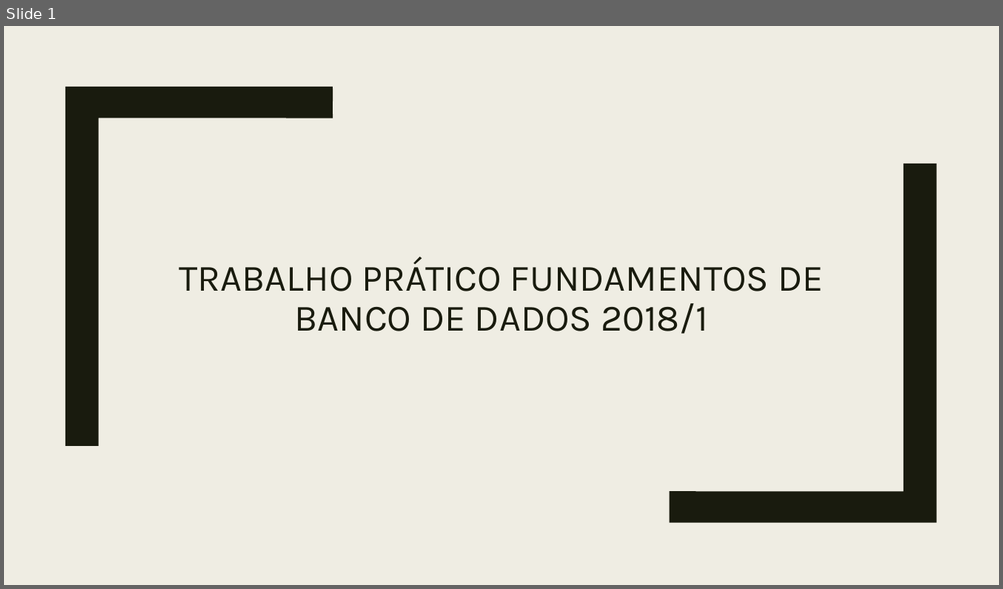
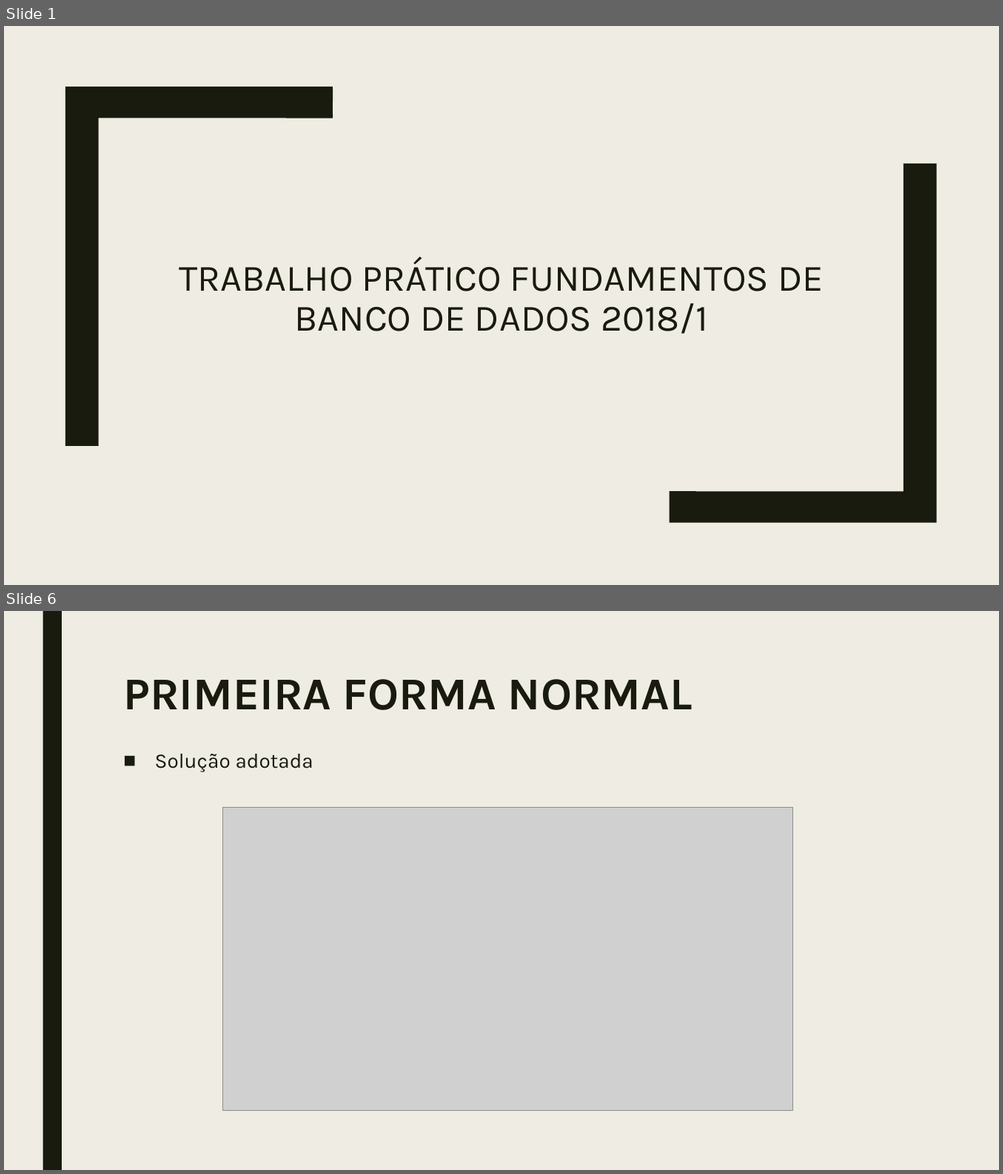
Before and after one commit to ggpereira/Fundamentos-de-BD, a slide deck: Apresentação/Trabalho prático fundamentos de banco de dados 2018.pptx. Shown one above the other, each under a label of ours: slide 1 before the commit, slides 1 and 6 after it; the slides between them are not shown. The pictures are 1003x589 and 1003x1174 pixels, drawn with LibreOffice and Linux fonts; fonts in the diff are those of the drawing; grey boxes stand for pictures. Boxes give left, top, right and bottom in pixels: in the first picture for what was removed or moved away, otherwise in the second. Text is boxed around its words. In the diff, an @@ line names an element or a change of style, - is before the commit and + after.

```diff
--- a/Apresentação/Trabalho prático fundamentos de banco de dados 2018.pptx
+++ b/Apresentação/Trabalho prático fundamentos de banco de dados 2018.pptx
@@ slide 6 added at [4,611,999,1170], background #EFEDE3 @@
@@ rectangle added at [42,611,62,1170], fill #191B0E @@
@@ title added at [123,679,692,710], 44 pt, text #191B0E, bold @@
+PRIMEIRA FORMA NORMAL
@@ text added at [155,754,313,772], 20 pt, text #191B0E @@
+■ Solução adotada
@@ picture added at [222,807,793,1111] @@
```
Also in this commit, not shown: 2 slides changed, 2 other slides added, 7 other files.
